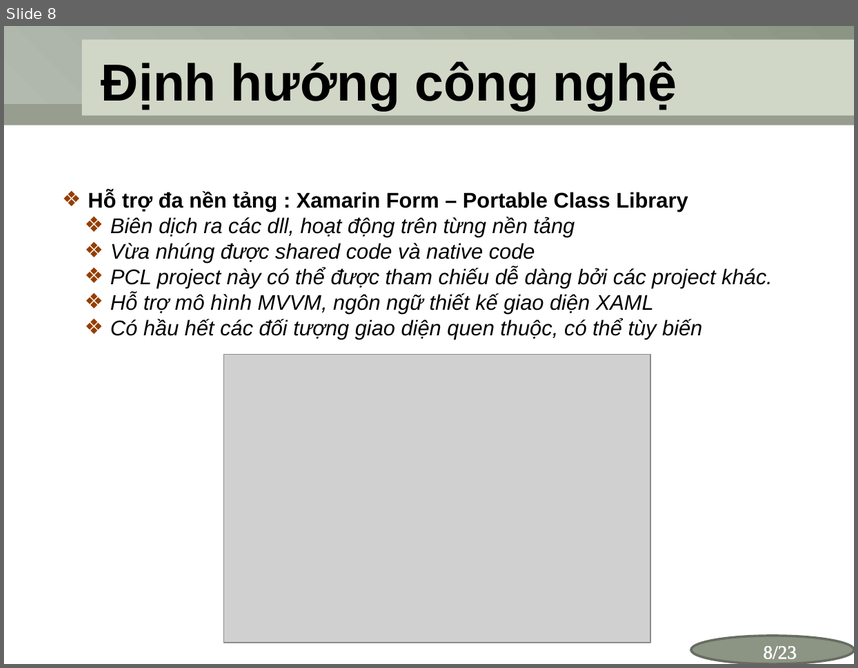
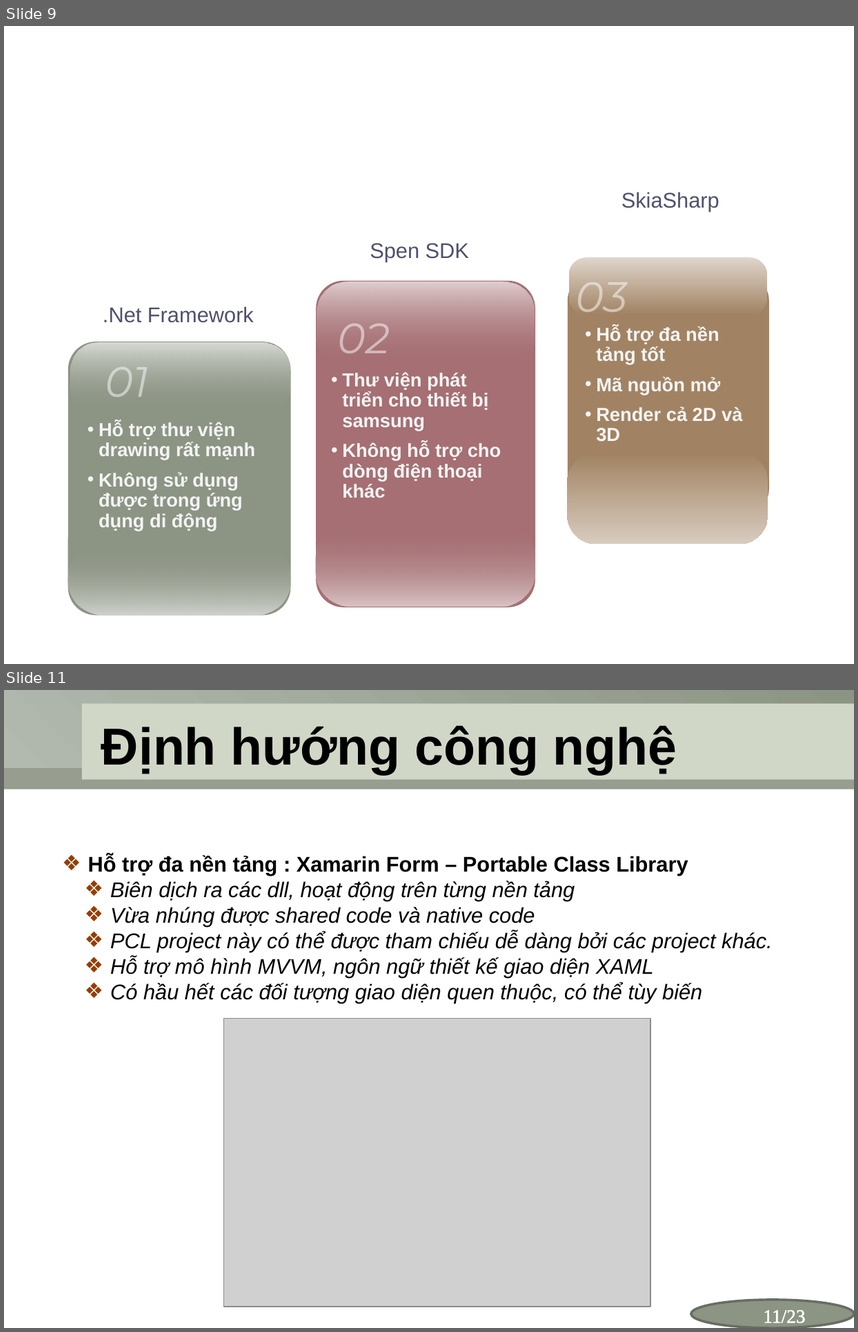
Before and after one commit to ngocvung90/ELearningThesis, a slide deck: Phung Ngoc Vung_ slide thesis.pptx. Shown one above the other, each under a label of ours: slide 8 before the commit, slides 9 and 11 after it; the slides between them are not shown. The pictures are 858x668 and 858x1332 pixels, drawn with LibreOffice and Linux fonts; fonts in the diff are those of the drawing; grey boxes stand for pictures; background and template pictures are left out. Boxes give left, top, right and bottom in pixels: in the first picture for what was removed or moved away, otherwise in the second. Text is boxed around its words. In the diff, an @@ line names an element or a change of style, - is before the commit and + after.

```diff
--- a/Phung Ngoc Vung_ slide thesis.pptx
+++ b/Phung Ngoc Vung_ slide thesis.pptx
@@ slide 9 added at (4,26,854,664), background #FFFFFF @@
@@ group added at (568,192,769,544): 3 rounded rectangles, 3 texts @@
+• Hỗ trợ đa nền tảng tốt
+• Mã nguồn mở
+• Render cả 2D và 3D
+03
+SkiaSharp
@@ group added at (316,243,535,606): 3 rounded rectangles, 3 texts @@
+• Thư viện phát triển cho thiết bị samsung
+• Không hỗ trợ cho dòng điện thoại khác
+02
+Spen SDK
@@ group added at (67,306,290,615): 3 rounded rectangles, 3 texts @@
+• Hỗ trợ thư viện drawing rất mạnh
+• Không sử dụng được trong ứng dụng di động
+01
+.Net Framework
@@ what was slide 8 is now slide 11 @@
@@ page number at (763,1310,805,1323): text changed @@
-8/23
+11/23
```
Also in this commit, not shown: 2 other slides added, 4 other files.
